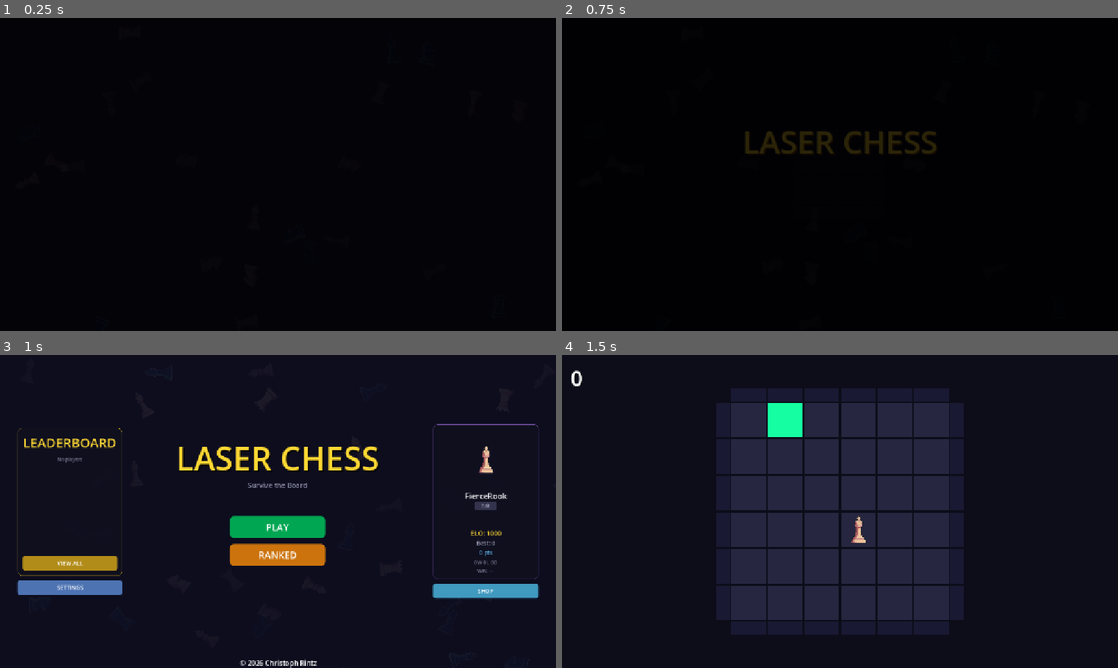
Above: before the commit, frames 1-4 (two rows, left to right).
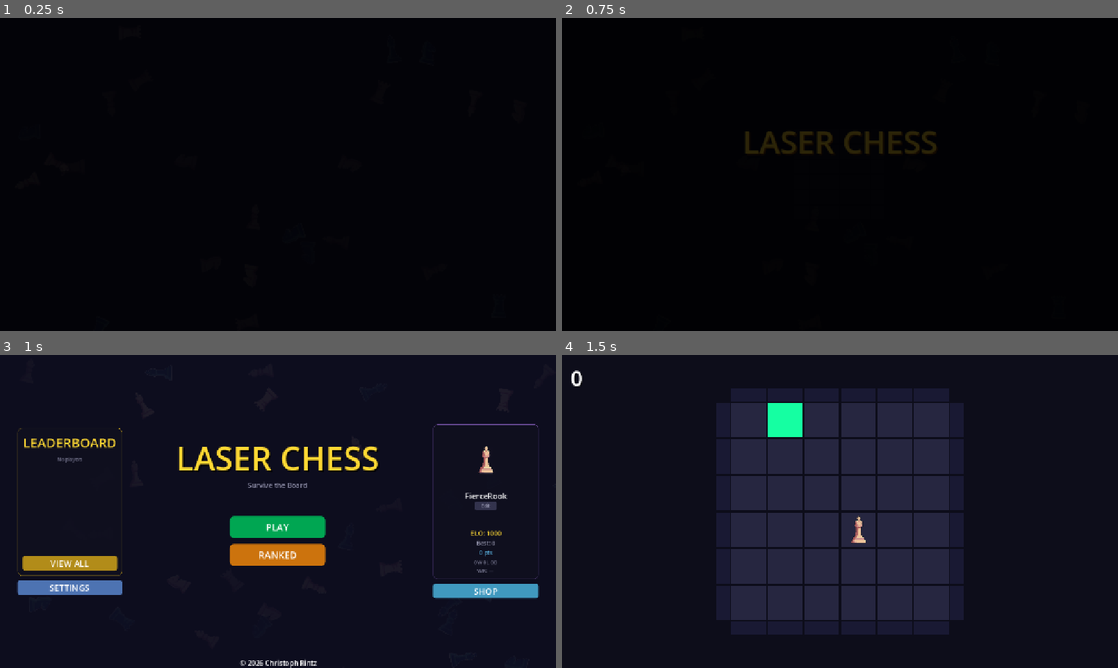
Above: after the commit, the same moments.

Repository: christophrrrrr/LaserChess
Game: Godot game, scene res://scenes/intro.tscn
Same seed, same stepped clock (60 frames per second), same inputs: the game is played once before the commit and once after it.
Inputs (mouse positions are in pixels of both pictures, inside the frame that each line leads up to):
- Up to frame 1 (0.25 s): no input
- Up to frame 2 (0.75 s): tap Enter at 0.5 s; move the mouse to (962, 158) at 0.52 s; hold D (move_right) from 0.53 s (still down); tap E at 0.6 s; click (962, 158) at 0.67 s
- Up to frame 3 (1 s): keep holding D (move_right)
- Up to frame 4 (1.5 s): release D (move_right) at 1.25 s; click "PLAY" at 1.25 s

Frames 1-2 are identical in both runs. In frame 3, 0.3% of the frame differs, in the area x 9-90%, y 65-77%; in frame 4, nothing differs.

Commit message:
Update main_menu.gd

Diff:
--- a/scripts/main_menu.gd
+++ b/scripts/main_menu.gd
@@ -812,7 +812,7 @@
 			"pressed": s.bg_color = color.darkened(0.15)
 		b.add_theme_stylebox_override(state, s)
 	b.add_theme_stylebox_override("focus", StyleBoxEmpty.new())
-	b.add_theme_font_size_override("font_size", 13)
+	b.add_theme_font_size_override("font_size", 20)
 	b.add_theme_color_override("font_color", Color.WHITE)
 	return b
 
